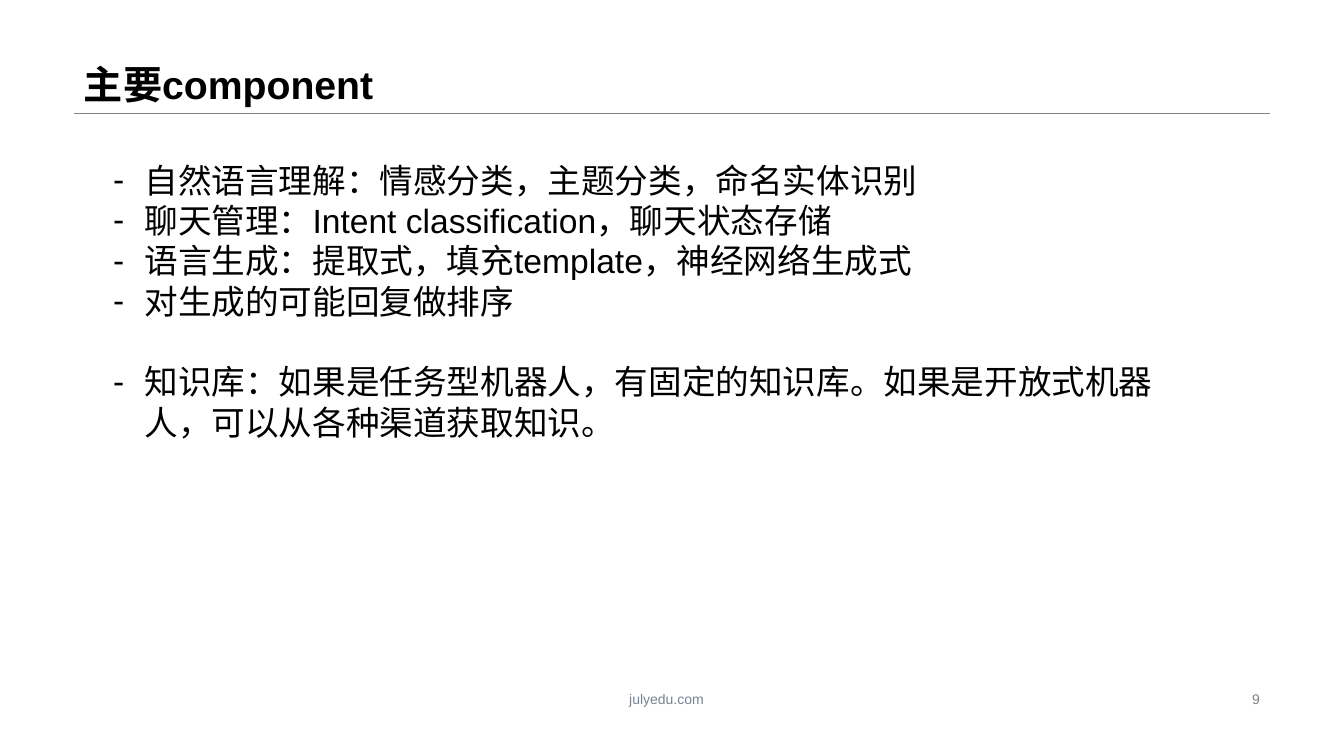
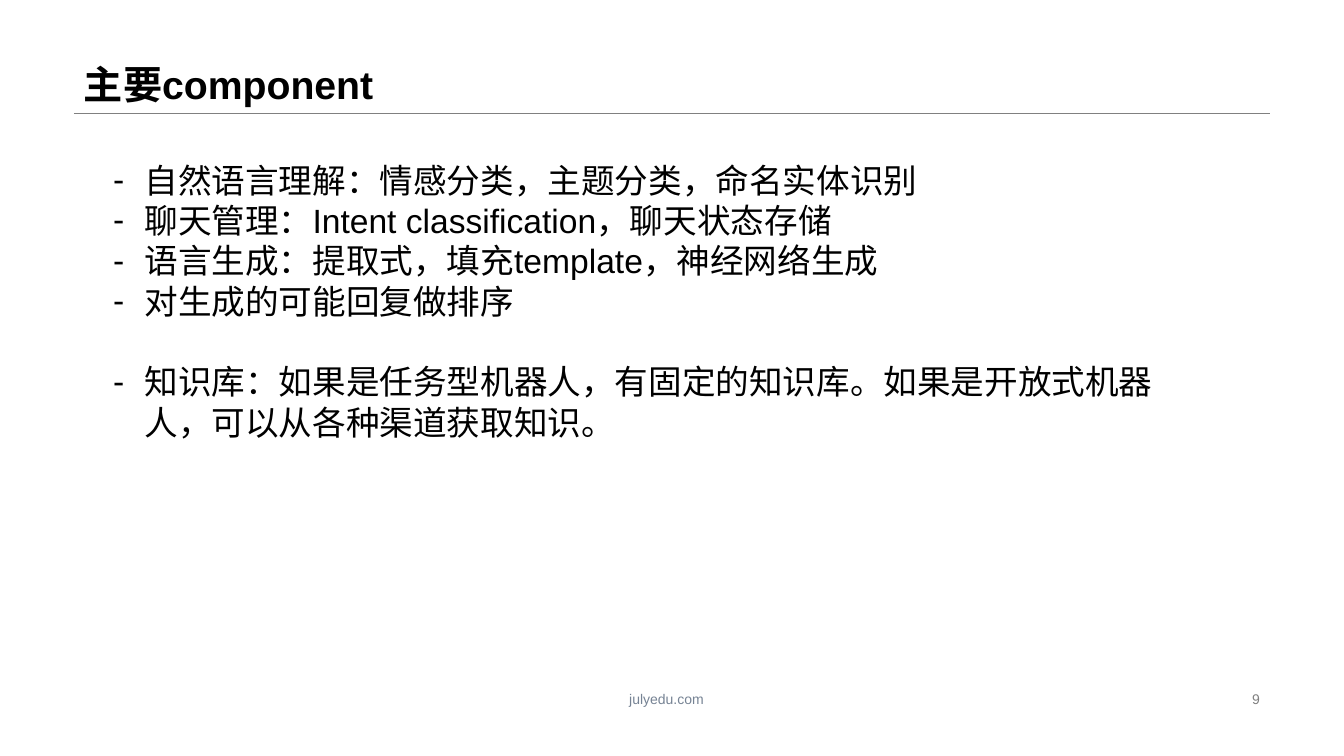
Before and after one commit to ZeweiChu/PyTorch-Course, a slide deck: slide 9 of 第七课seq2seq.pptx. Drawn at 1344x756 pixels with LibreOffice and Linux fonts; fonts in the diff are those of the drawing; background and template pictures are left out. Boxes give left, top, right and bottom in pixels: in the first picture for what was removed or moved away, otherwise in the second. Text is boxed around its words. In the diff, an @@ line names an element or a change of style, - is before the commit and + after.

```diff
--- a/第七课seq2seq.pptx
+++ b/第七课seq2seq.pptx
@@ text at [145, 244, 879, 280]: text changed @@
-– 语言生成：提取式，填充template，神经网络生成式
+– 语言生成：提取式，填充template，神经网络生成
```
Also in this commit, not shown: 2 other slides changed, 2 other files.
